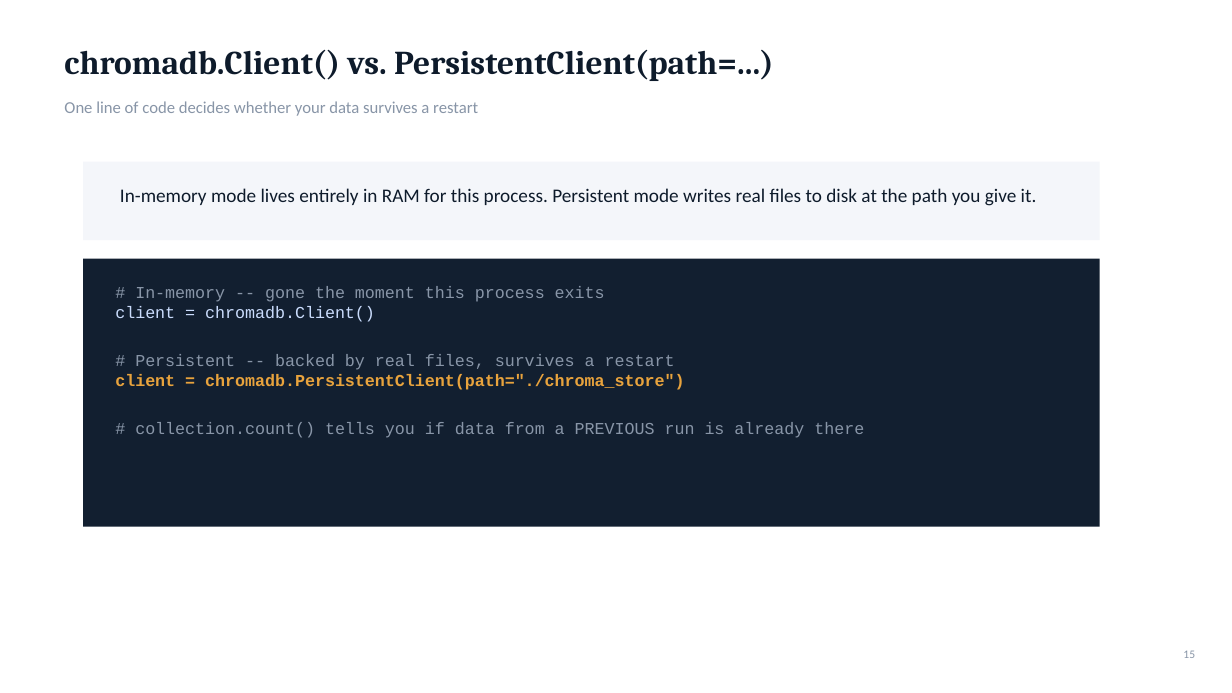
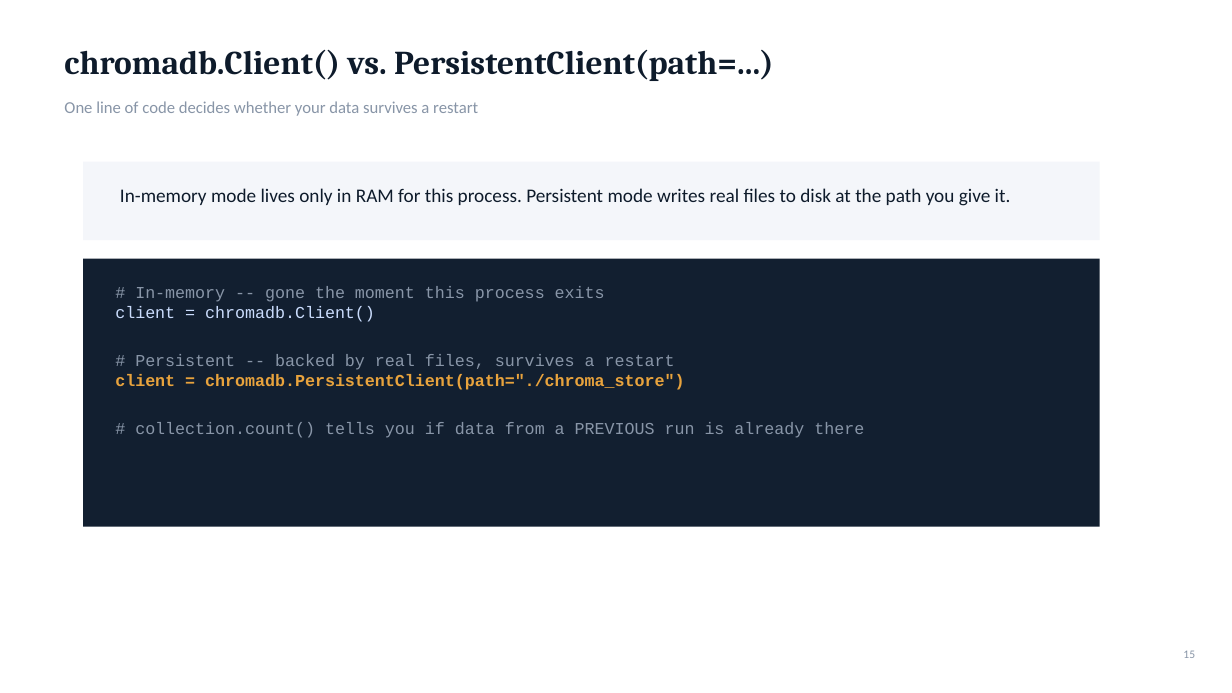
Before and after one commit to mayurb99/Agentic-AI-Series, a slide deck: slide 15 of lecture2/L2_Embeddings_VectorDatabases_DevOps.pptx. Drawn at 1232x693 pixels with LibreOffice and Linux fonts; fonts in the diff are those of the drawing. Boxes give left, top, right and bottom in pixels: in the first picture for what was removed or moved away, otherwise in the second. Text is boxed around its words. In the diff, an @@ line names an element or a change of style, - is before the commit and + after.

```diff
--- a/lecture2/L2_Embeddings_VectorDatabases_DevOps.pptx
+++ b/lecture2/L2_Embeddings_VectorDatabases_DevOps.pptx
@@ text at <box>120,188,1011,206</box>: text changed @@
-In-memory mode lives entirely in RAM for this process. Persistent mode writes real files to disk at the path you give it.
+In-memory mode lives only in RAM for this process. Persistent mode writes real files to disk at the path you give it.
```
Also in this commit, not shown: 18 other slides changed, 3 slides added, 3 slides removed, 3 other files.
